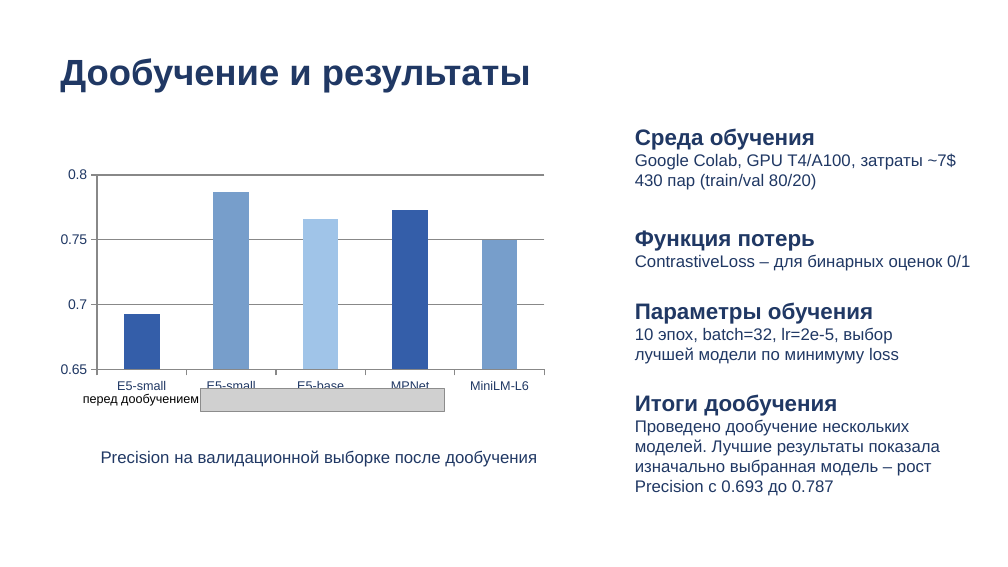
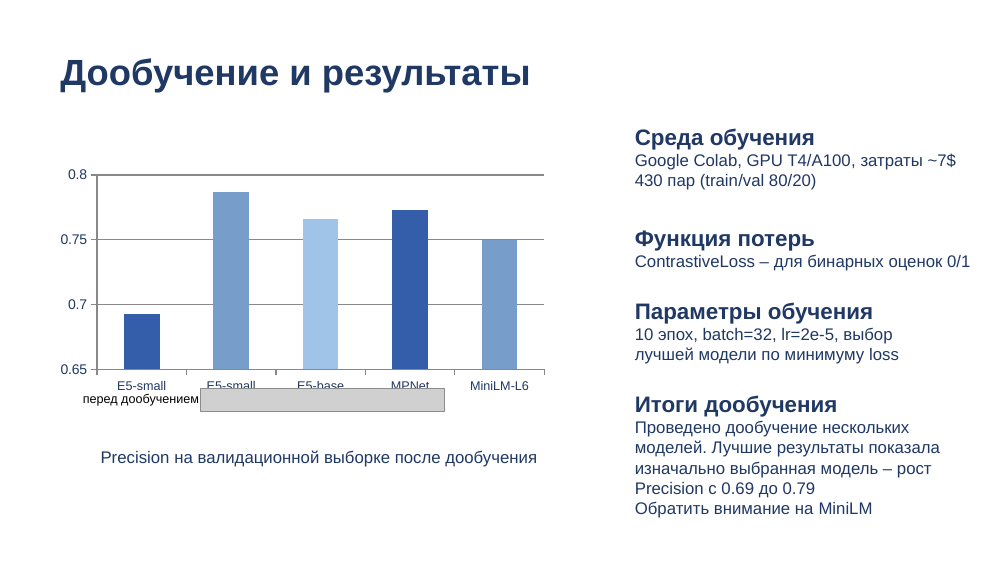
Before and after one commit to vtaranov/CY2, a slide deck: slide 12 of Итоговый_проект_Виктор_Таранов.pptx. Drawn at 1008x567 pixels with LibreOffice and Linux fonts; fonts in the diff are those of the drawing; grey boxes stand for pictures. Boxes give left, top, right and bottom in pixels: in the first picture for what was removed or moved away, otherwise in the second. Text is boxed around its words. In the diff, an @@ line names an element or a change of style, - is before the commit and + after.

```diff
--- a/Итоговый_проект_Виктор_Таранов.pptx
+++ b/Итоговый_проект_Виктор_Таранов.pptx
@@ text at (635, 395, 940, 518): text changed @@
-Итоги дообучения
-Проведено дообучение нескольких моделей. Лучшие результаты показала изначально выбранная модель – рост Precision с 0.693 до 0.787
+Итоги дообучения
+Проведено дообучение нескольких моделей. Лучшие результаты показала изначально выбранная модель – рост Precision с 0.69 до 0.79
+Обратить внимание на MiniLM
```
Also in this commit, not shown: 1 other slide changed.
